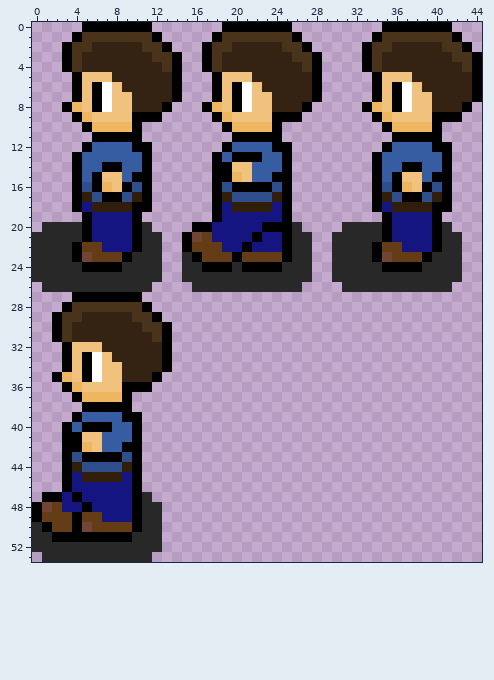
Two versions of one pixel-art sprite, Luckie's Journey/Characters/Luckie/Movement/Left/Luckie Left Movement .png. Above is the file before it was changed.
The file is 45x54 pixels.
Once edited:
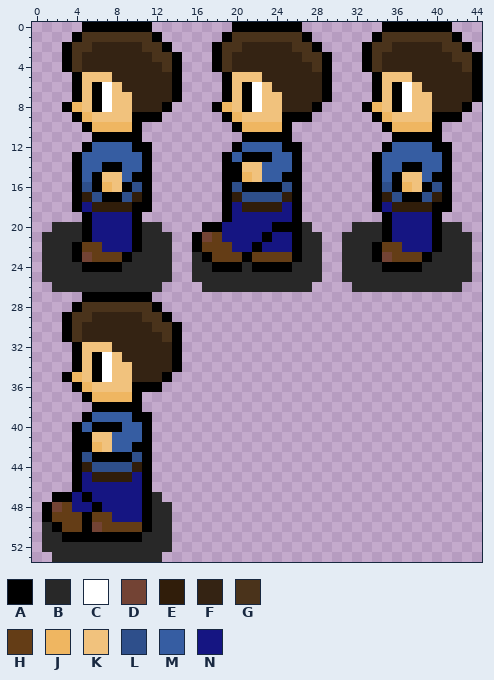
Palette (. is transparent): A #000000  B #282828  C #ffffff  D #734334  E #301d0a  F #342313  G #4a331b  H #643d16  J #efb661  K #f1c27d  L #2e4f8b  M #365da2  N #151582
The exact change:
Changed rows in their new state; - is an unchanged pixel.
first column x 0:
 0 -------------------.------A-----------------
 1 ------------------.A------GA----------------
 2 -----------------.A-G----F-GA---------------
 3 -----------------.AG------F-GA--------------
 4 -----------------.AG-------FGA--------------
 5 ------------------.A--K-----FA--------------
 6 ------------------.AKACK----FA--------------
 7 ------------------.AKAC-K---FA--------------
 8 -----------------.AJKAC-K--FA---------------
 9 ------------------.AJ---K--A----------------
10 -------------------.A---JA------------------
11 --------------------.----A------------------
12 -------------------.A---M-A-----------------
13 ------------------.AM--A-MA-----------------
14 ------------------.-A-K--MA-----------------
15 ------------------.-AJK-M-A-----------------
16 ------------------.AL---ALA-----------------
17 ------------------.AE---LEA-----------------
18 ------------------.AN---ENA-----------------
19 ------------------.A-----NA-----------------
20 -.----------B---.-A----N--AB---.----------B-
21 .------------B-.ADH---NA-NA-B-.------------B
22 .------------B-.A--H-NA--NA-B-.------------B
23 .------------B-.BA--HA---HA-B-.------------B
24 .------------B-.-B--AB---A--B-.------------B
25 .------------B-.------------B-.------------B
26 -.----------B---.----------B---.----------B-
27 ----.------A--------------------------------
28 ---.A------GA-------------------------------
29 --.A-G----F-GA------------------------------
30 --.AG------F-GA-----------------------------
31 --.AG-------FGA-----------------------------
32 ---.A--K-----FA-----------------------------
33 ---.AKACK----FA-----------------------------
34 ---.AKAC-K---FA-----------------------------
35 --.AJKAC-K--FA------------------------------
36 ---.AJ---K--A-------------------------------
37 ----.A---JA---------------------------------
38 -----.----A---------------------------------
39 ----.A---M-A--------------------------------
40 ---.AM--A-MA--------------------------------
41 ---.-A-K--MA--------------------------------
42 ---.-AJK-M-A--------------------------------
43 ---.AL---ALA--------------------------------
44 ---.AE---LEA--------------------------------
45 ---.AN---ENA--------------------------------
46 ---.A-----NA--------------------------------
47 -.-ANA----NAB-------------------------------
48 .ADH-NA---NA-B------------------------------
49 .A--HA-H--NA-B------------------------------
50 .BA-HAD---HA-B------------------------------
51 .-B-------A--B------------------------------
52 .------------B------------------------------
53 -.----------B-------------------------------
Where, in picture pixels (left, top, right, bottom), the same in both pictures:
changed: (32, 22, 352, 562)
added: (452, 222, 472, 292)
